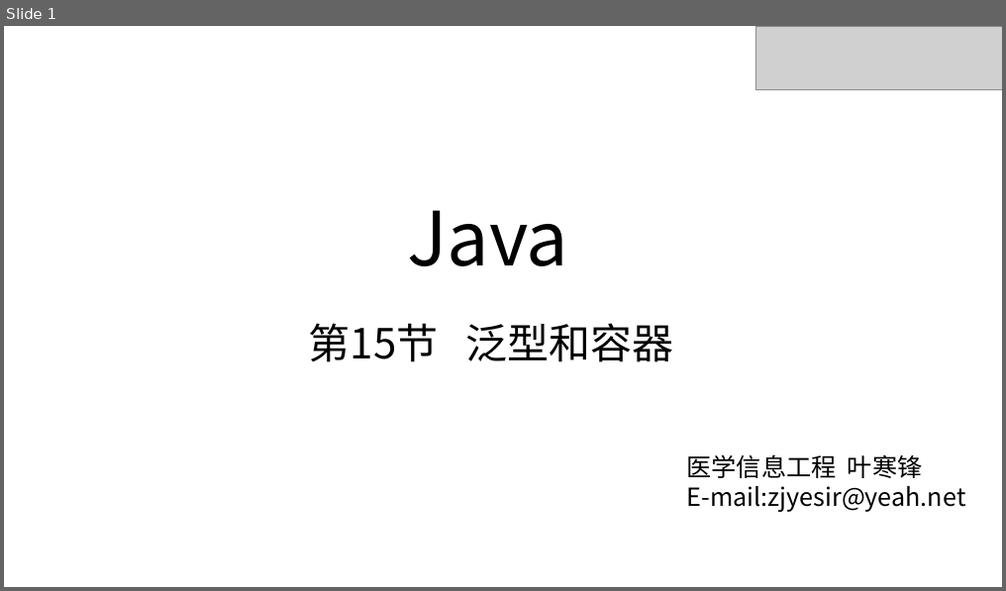
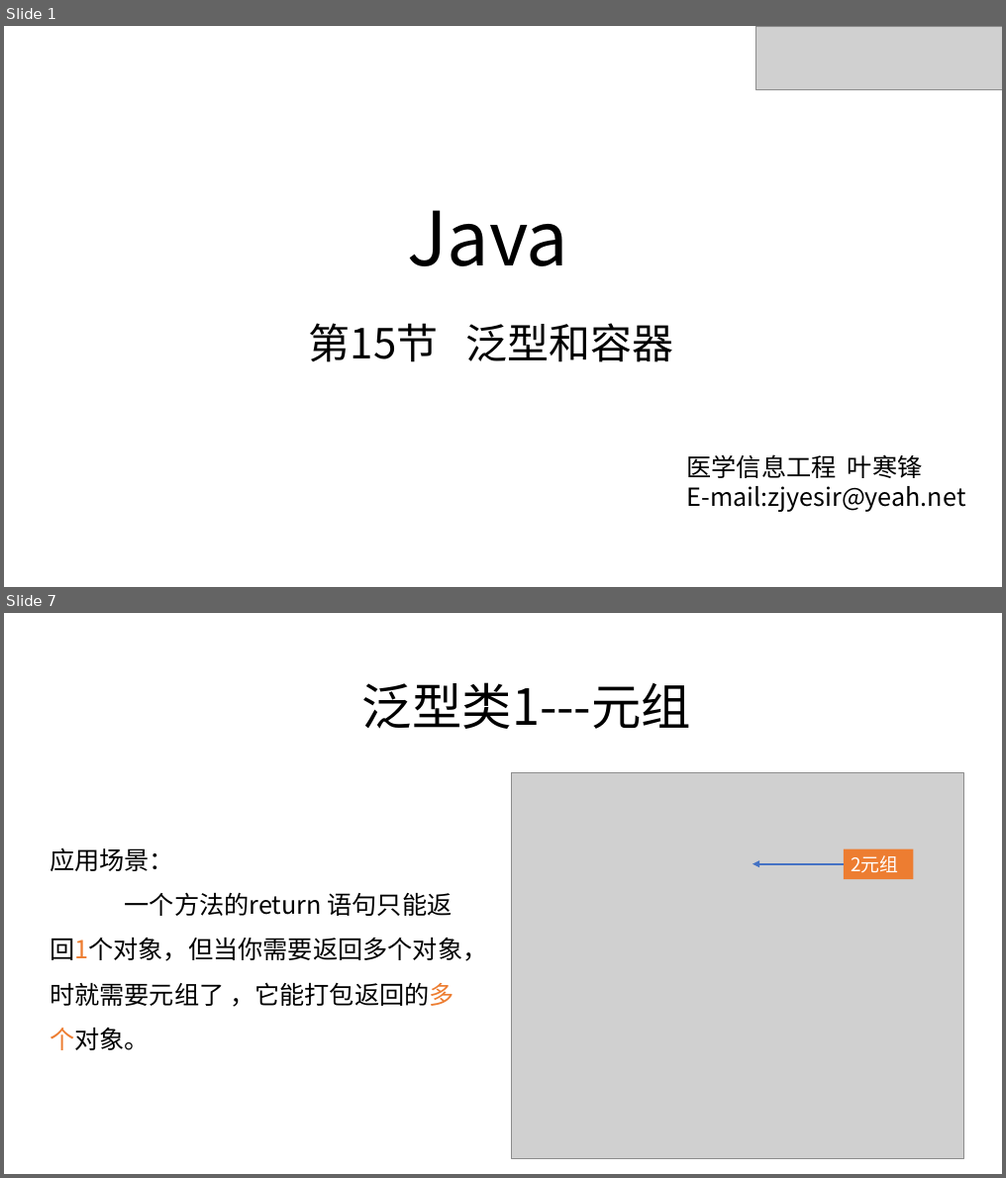
Before and after one commit to zjyesir/hmc_java_1, a slide deck: ppt/15.泛型和容器.pptx. Shown one above the other, each under a label of ours: slide 1 before the commit, slides 1 and 7 after it; the slides between them are not shown. The pictures are 1006x591 and 1006x1178 pixels, drawn with LibreOffice and Linux fonts; fonts in the diff are those of the drawing; grey boxes stand for pictures; background and template pictures are left out. Boxes give left, top, right and bottom in pixels: in the first picture for what was removed or moved away, otherwise in the second. Text is boxed around its words. In the diff, an @@ line names an element or a change of style, - is before the commit and + after.

```diff
--- a/ppt/15.泛型和容器.pptx
+++ b/ppt/15.泛型和容器.pptx
@@ slide 7 added at [4, 613, 1002, 1174], background picture (left out) @@
@@ text added at [362, 682, 691, 729], 48 pt, text #000000 @@
+泛型类1---元组
@@ picture added at [512, 773, 963, 1158] @@
@@ text added at [50, 848, 487, 1051], 24 pt, text #000000 @@
+应用场景：
+一个方法的return 语句只能返回1个对象，但当你需要返回多个对象，时就需要元组了 ，它能打包返回的多个对象。
@@ rectangle added at [844, 850, 914, 879], fill #ED7D31, 18 pt, text #FFFFFF @@
+2元组
@@ arrow added from (844, 864) to (752, 864), #4472C4 2.25 pt @@
```
Also in this commit, not shown: 2 slides changed, 21 other slides added, 32 slides removed, 5 other files.
